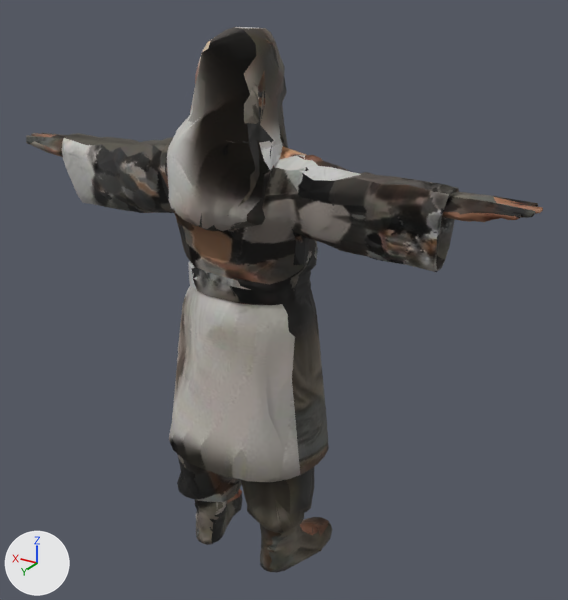
An edit to the glTF model packages/client/public/characters/meshy_elder.glb, drawn before and after from the same camera.
Before and after are seen from a 50 mm camera at (-1.329, 1.973, 2.002) aimed at (-0.093, -0.088, 0.972). Every picture has the same lights, and +X, +Y and +Z are marked at lower left. The first picture is the older version. Vertices at exactly the same position are counted once.

Names of what the first picture shows: 'meshy_elder', 'meshy_elder_lod'.
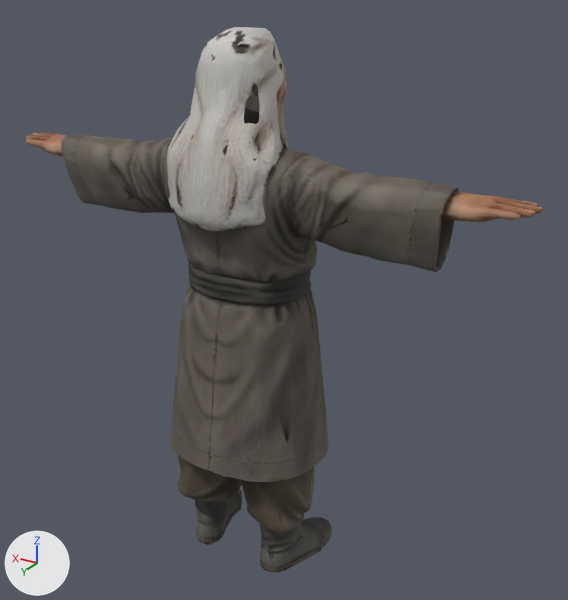
The change, as a list of edits to the scene's bpy script:
```text
Change me_meshy_elder:
    used by ob_meshy_elder; location = (0.0, 0.0, 0.0)
    remove me_meshy_elder.from_pydata(...)  # 5409 vertices, 10940 faces; spans x -0.91..0.9, y -0.25..0.24, z 0.0..1.83
    add me_meshy_elder.from_pydata(...)  # 5411 vertices, 10945 faces; spans x -0.91..0.9, y -0.25..0.24, z 0.0..1.83
    me_meshy_elder part 1: 16 vertices moved from x -0.3..0.73, y -0.23..0.23, z 0.46..1.54 to x -0.3..0.73, y -0.23..0.23, z 0.45..1.54; 83 vertices removed from x -0.35..0.73, y -0.23..0.23, z 0.09..1.54; 85 vertices added at x -0.3..0.73, y -0.23..0.23, z 0.09..1.54
    me_meshy_elder part 2: 1 vertex moved from x -0.64, y 0.07, z 1.39 to x -0.65, y 0.07, z 1.39; 3 vertices removed from x -0.73..-0.63, y -0.03..0.07, z 1.29..1.43; 3 vertices added at x -0.73..-0.66, y -0.04..0.07, z 1.3..1.43
    me_meshy_elder part 3: 9321 kept faces spanning x -0.91..0.9, y -0.25..0.24, z 0.0..1.83 get new texture (UV) coordinates
Change me_meshy_elder_lod:
    used by ob_meshy_elder_lod; location = (0.0, 0.0, 0.0)
    remove me_meshy_elder_lod.from_pydata(...)  # 1577 vertices, 3275 faces; spans x -0.91..0.9, y -0.25..0.24, z 0.0..1.83
    add me_meshy_elder_lod.from_pydata(...)  # 1574 vertices, 3272 faces; spans x -0.9..0.9, y -0.25..0.24, z 0.0..1.83
    me_meshy_elder_lod part 4: 32 vertices moved from x -0.82..0.89, y -0.21..0.22, z 0.09..1.54 to x -0.83..0.89, y -0.21..0.22, z 0.09..1.54; 297 vertices removed from x -0.91..0.9, y -0.24..0.24, z 0.0..1.75; 294 vertices added at x -0.89..0.89, y -0.21..0.23, z 0.01..1.78
    me_meshy_elder_lod part 5: 1377 kept faces spanning x -0.9..0.9, y -0.25..0.23, z 0.0..1.83 get new texture (UV) coordinates
```

Boxes [x1, y1, x2, y2] around the edits, measured in the pictures (568 x 600 px; the box of a moved part takes in the faces that stretch with it):
'meshy_elder', reshaped: before [26, 27, 543, 573]; after [26, 27, 543, 572]
'meshy_elder_lod', reshaped: before [28, 32, 538, 572]; after [28, 28, 538, 573]
part 1 of me_meshy_elder, moved or reshaped: before [117, 126, 346, 533]; after [101, 126, 325, 532]
part 2 of me_meshy_elder, moved or reshaped (mostly hidden before): before [433, 222, 441, 269]; after [403, 212, 461, 269]
part 3 of me_meshy_elder, surface changed: [26, 27, 543, 572] in both
part 4 of me_meshy_elder_lod, moved or reshaped: before [28, 44, 538, 570]; after [28, 107, 532, 573]
part 5 of me_meshy_elder_lod, surface changed: [63, 34, 526, 548] in both
